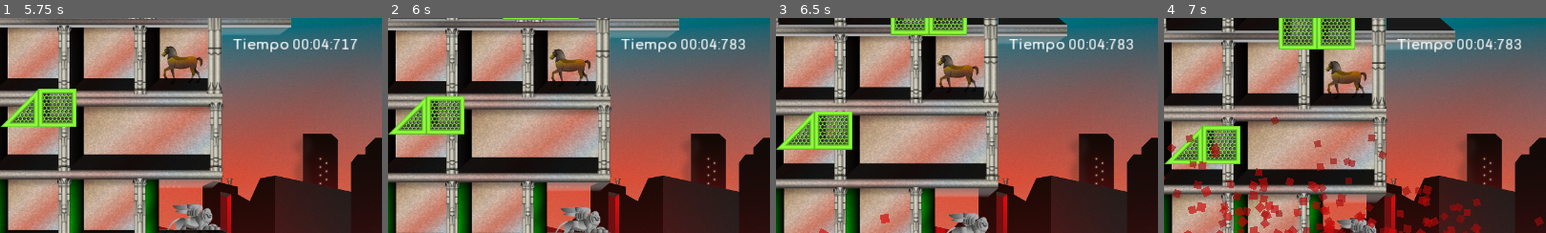
Above: before the commit, frames 1-4 (left to right).
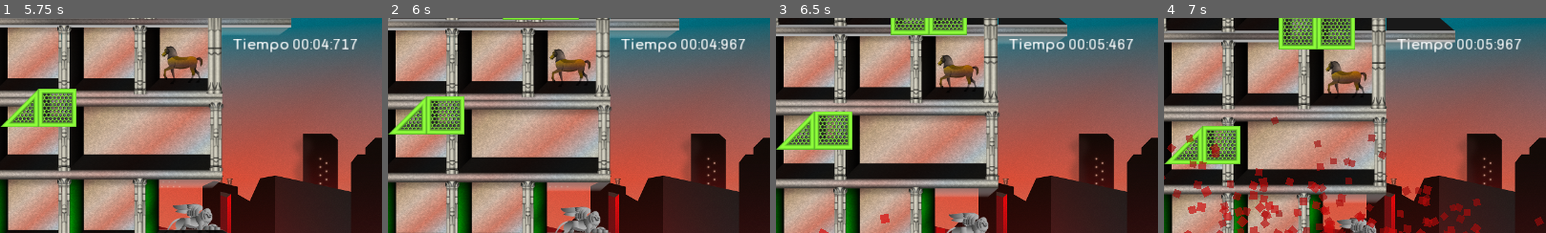
Above: after the commit, the same moments.

Repository: codeattack-medialab/AlwaysGoUp
Game: Godot game, scene res://Start.tscn
Same seed, same stepped clock (60 frames per second), same inputs: the game is played once before the commit and once after it.
Inputs:
- Up to frame 1 (5.75 s): click "¡A saltar!" at 0.5 s; hold Right (move_right) 1.28-2.78 s; tap Up (jump) at 1.52, 2.27, 3.77, 4.52, 5.27 s; hold Left (move_left) 2.78-3.53 s; hold Right (move_right) 3.53-5.03 s; hold Left (move_left) from 5.03 s (still down)
- Up to frame 2 (6 s): release Left (move_left) at 5.78 s; hold Right (move_right) from 5.78 s (still down)
- Up to frame 3 (6.5 s): keep holding Right (move_right)
- Up to frame 4 (7 s): release Right (move_right) at 6.53 s; hold Left (move_left) from 6.53 s (still down); tap Up (jump) at 6.77 s
The pictures show only the part of the screen within x 50-100%, y 0-50%; the shares and areas given below are measured in that part.

Frame 1 is identical in both runs. In frame 2, 0.1% of the frame differs, in the area x 87-94%, y 9-15%; in frame 3, 0.2%, in the area x 84-94%, y 9-15%; in frame 4, 0.2%.
Error after the commit: Invalid call to function 'record_time' in base 'CanvasLayer (HUD.gd)'. Expected 0 arguments. (res://game.gd:27)

Commit message:
Send best height to the HUD when character is dead

Diff:
--- a/game.gd
+++ b/game.gd
@@ -24,7 +24,7 @@
 
 	if $Character.dead:
 		if not character_dead:
-			$HUD.record_time()
+			$HUD.record_time(best_height)
 			character_dead = true
 	else:
 		var new_height = int((start_point - $Character.position.y) / 64)
